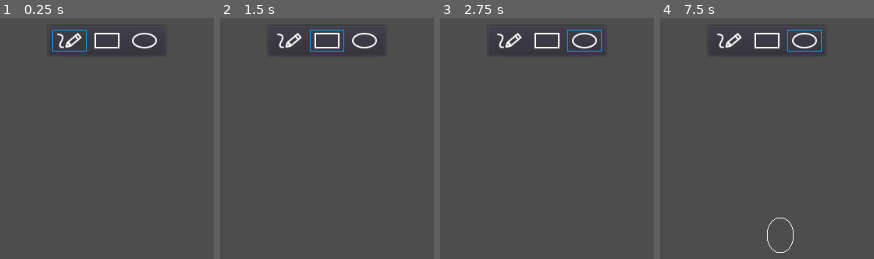
Above: before the commit, frames 1-4 (left to right).
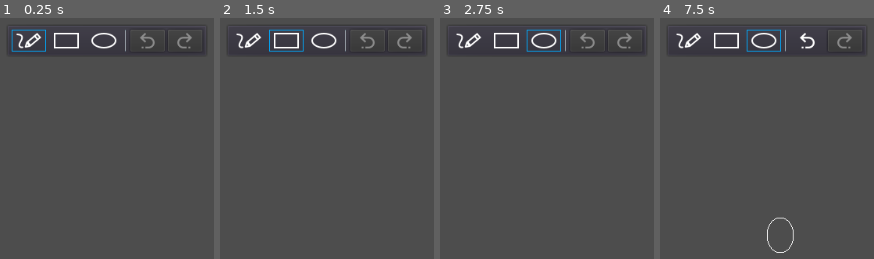
Above: after the commit, the same moments.

Repository: gilzoide/draw-over
Game: Godot game, scene res://main.tscn
Same seed, same stepped clock (60 frames per second), same inputs: the game is played once before the commit and once after it.
Inputs (mouse positions are in pixels of both pictures, inside the frame that each line leads up to; where the layout moved, square brackets give the same spot in the first picture):
- Up to frame 1 (0.25 s): no input
- Up to frame 2 (1.5 s): click (249, 39) [290, 39] at 0.5 s; click (286, 39) [327, 39] at 1.25 s
- Up to frame 3 (2.75 s): click (544, 39) [585, 39] at 2 s
- Up to frame 4 (7.5 s): click (689, 39) [730, 39] at 2.75 s; click (726, 39) [767, 39] at 3.5 s; click (764, 39) [805, 39] at 4.25 s; click (689, 39) [730, 39] at 5 s; click (726, 39) [767, 39] at 5.75 s; click (764, 39) [805, 39] at 6.5 s; tap Enter at 7.25 s; drag from (767, 251) to (846, 148) at 7.27 s

The runs differ from the first frame. In frame 1, 2.8% of the frame differs, in the area x 5-96%, y 4-15%; in frame 2, 2.8%; in frame 3, 2.8%; in frame 4, 2.8%, in the area x 7-96%, y 4-15%.

Commit message:
Add undo and redo buttons to toolbar

Diff:
--- a/src/main.gd
+++ b/src/main.gd
@@ -31,16 +31,21 @@
 onready var _brush_editor_popup = $BrushEditorPopup
 onready var _draw_items_container = $DrawItemsContainer
 onready var _toolbar = $Toolbar
+onready var _undo_button = $Toolbar/HBoxContainer/UndoButton
+onready var _redo_button = $Toolbar/HBoxContainer/RedoButton
 
 
 func _ready() -> void:
 	grab_focus()
-	_on_settings_changed()
-	settings.connect("changed", self, "_on_settings_changed")
+	_on_undoredo_version_changed()
+	_undoredo.connect("version_changed", self, "_on_undoredo_version_changed")
+	_undo_button.connect("pressed", _undoredo, "undo")
+	_redo_button.connect("pressed", _undoredo, "redo")
 
 
 func _notification(what: int) -> void:
 	if what == NOTIFICATION_PREDELETE:
+		_undoredo.disconnect("version_changed", self, "_on_undoredo_version_changed")
 		_undoredo.free()
 		_undoredo = null
 
@@ -88,8 +93,9 @@
 	get_viewport().transparent_bg = transparent
 
 
-func _on_settings_changed() -> void:
-	pass
+func _on_undoredo_version_changed() -> void:
+	_undo_button.disabled = not _undoredo.has_undo()
+	_redo_button.disabled = not _undoredo.has_redo()
 
 
 func _start_item(point: Vector2) -> void:
--- a/src/main.tscn
+++ b/src/main.tscn
@@ -10,6 +10,8 @@
 [ext_resource path="res://brush/BrushEditor.tscn" type="PackedScene" id=8]
 [ext_resource path="res://main_brush.tres" type="Resource" id=9]
 [ext_resource path="res://main_settings.tres" type="Resource" id=10]
+[ext_resource path="res://textures/UndoToolIcon.svg" type="Texture" id=11]
+[ext_resource path="res://textures/RedoToolIcon.svg" type="Texture" id=12]
 
 [node name="Main" type="Control"]
 anchor_right = 1.0
@@ -32,10 +34,10 @@
 [node name="Toolbar" type="PanelContainer" parent="."]
 anchor_left = 0.5
 anchor_right = 0.5
-margin_left = -77.0
+margin_left = -129.0
 margin_top = 8.0
-margin_right = 77.0
-margin_bottom = 40.0
+margin_right = 129.0
+margin_bottom = 42.0
 script = ExtResource( 6 )
 __meta__ = {
 "_edit_use_anchors_": false
@@ -44,14 +46,15 @@
 [node name="HBoxContainer" type="HBoxContainer" parent="Toolbar"]
 margin_left = 7.0
 margin_top = 7.0
-margin_right = 147.0
+margin_right = 251.0
 margin_bottom = 35.0
 theme = ExtResource( 5 )
 
 [node name="PencilButton" type="Button" parent="Toolbar/HBoxContainer"]
 margin_right = 44.0
 margin_bottom = 28.0
-hint_tooltip = "Pencil tool."
+hint_tooltip = "(P)
+Pencil tool."
 focus_mode = 0
 toggle_mode = true
 pressed = true
@@ -62,7 +65,8 @@
 margin_left = 48.0
 margin_right = 92.0
 margin_bottom = 28.0
-hint_tooltip = "Rectangle tool."
+hint_tooltip = "(R)
+Rectangle tool."
 focus_mode = 0
 toggle_mode = true
 group = ExtResource( 7 )
@@ -72,11 +76,35 @@
 margin_left = 96.0
 margin_right = 140.0
 margin_bottom = 28.0
-hint_tooltip = "Ellipse tool."
+hint_tooltip = "(E)
+Ellipse tool."
 focus_mode = 0
 toggle_mode = true
 group = ExtResource( 7 )
 icon = ExtResource( 4 )
+
+[node name="VSeparator" type="VSeparator" parent="Toolbar/HBoxContainer"]
+margin_left = 144.0
+margin_right = 148.0
+margin_bottom = 28.0
+
+[node name="UndoButton" type="Button" parent="Toolbar/HBoxContainer"]
+margin_left = 152.0
+margin_right = 196.0
+margin_bottom = 28.0
+hint_tooltip = "(Control+Z)
+Undo last drawing operation."
+focus_mode = 0
+icon = ExtResource( 11 )
+
+[node name="RedoButton" type="Button" parent="Toolbar/HBoxContainer"]
+margin_left = 200.0
+margin_right = 244.0
+margin_bottom = 28.0
+hint_tooltip = "(Control+Shift+Z)
+Redo last drawing operation."
+focus_mode = 0
+icon = ExtResource( 12 )
 
 [node name="BrushEditorPopup" type="PopupPanel" parent="."]
 margin_right = 316.0
--- /dev/null
+++ b/src/textures/RedoToolIcon.svg
@@ -0,0 +1,3 @@
+<svg width="32" height="20" viewBox="0 0 32 20" fill="none" xmlns="http://www.w3.org/2000/svg">
+<path d="M13.7188 5.14286C11.6716 5.14286 9.70832 5.92551 8.26077 7.31864C6.81322 8.71176 6 10.6012 6 12.5714C6 14.5416 6.81322 16.4311 8.26077 17.8242C9.70832 19.2173 11.6716 20 13.7188 20H17.875V17.7143H13.7188C10.75 17.7143 8.375 15.4286 8.375 12.5714C8.375 9.71429 10.75 7.42857 13.7188 7.42857H20.4519L16.7944 10.96L18.4688 12.5714L25 6.28571L18.4688 0L16.7825 1.61143L20.4519 5.14286H13.7188ZM22.625 17.7143H20.25V20H22.625V17.7143Z" fill="white"/>
+</svg>
--- /dev/null
+++ b/src/textures/UndoToolIcon.svg
@@ -0,0 +1,3 @@
+<svg width="32" height="20" viewBox="0 0 32 20" fill="none" xmlns="http://www.w3.org/2000/svg">
+<path d="M17.2812 5.14286C19.3284 5.14286 21.2917 5.92551 22.7392 7.31864C24.1868 8.71176 25 10.6012 25 12.5714C25 14.5416 24.1868 16.4311 22.7392 17.8242C21.2917 19.2173 19.3284 20 17.2812 20H13.125V17.7143H17.2812C20.25 17.7143 22.625 15.4286 22.625 12.5714C22.625 9.71429 20.25 7.42857 17.2812 7.42857H10.5481L14.2056 10.96L12.5312 12.5714L6 6.28571L12.5312 0L14.2175 1.61143L10.5481 5.14286H17.2812ZM8.375 17.7143H10.75V20H8.375V17.7143Z" fill="white"/>
+</svg>
Not shown: 1 places in src/main.tscn that only renumber resources
Not shown, added: src/textures/RedoToolIcon.svg.import
Not shown, added: src/textures/UndoToolIcon.svg.import
